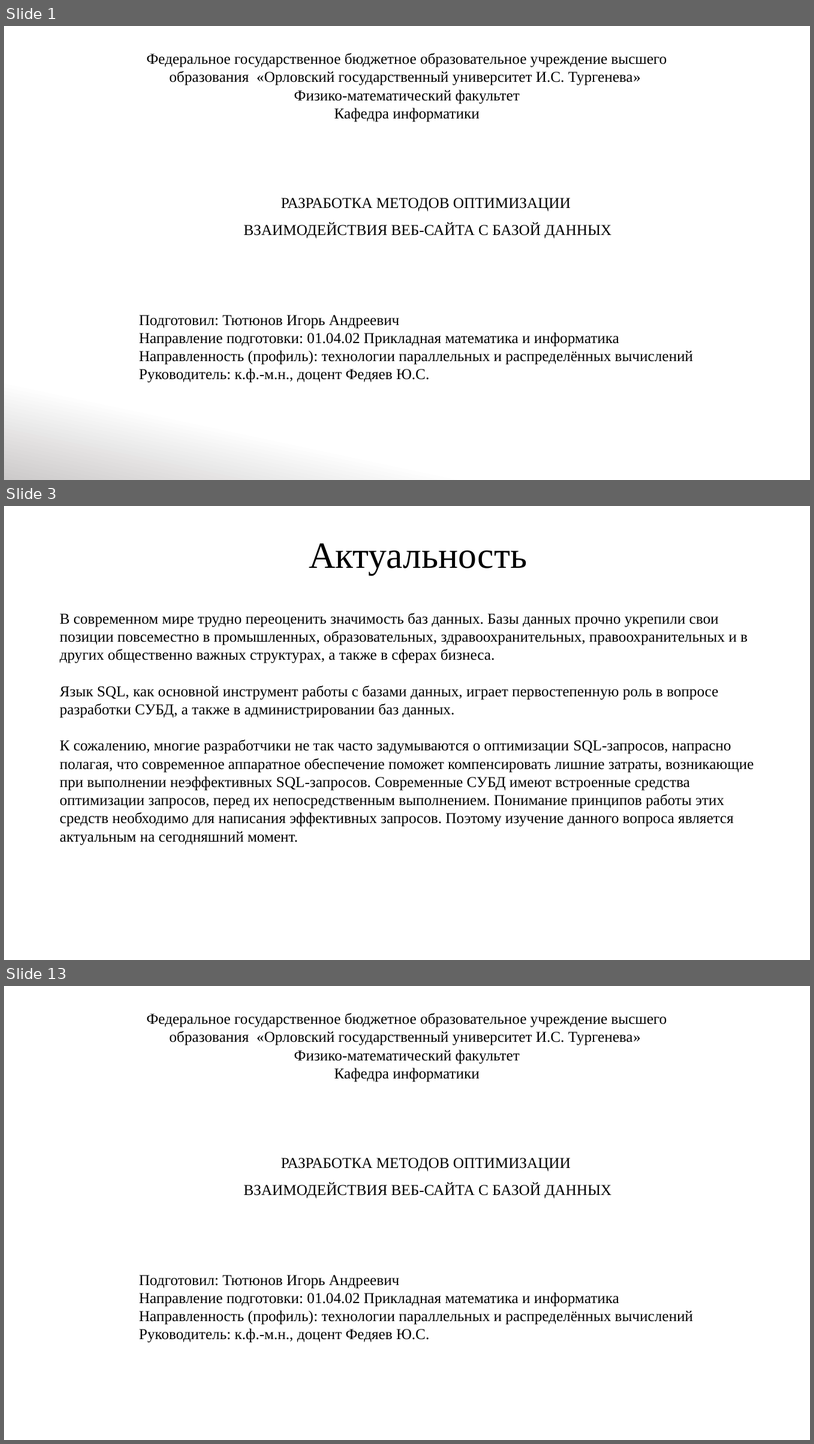
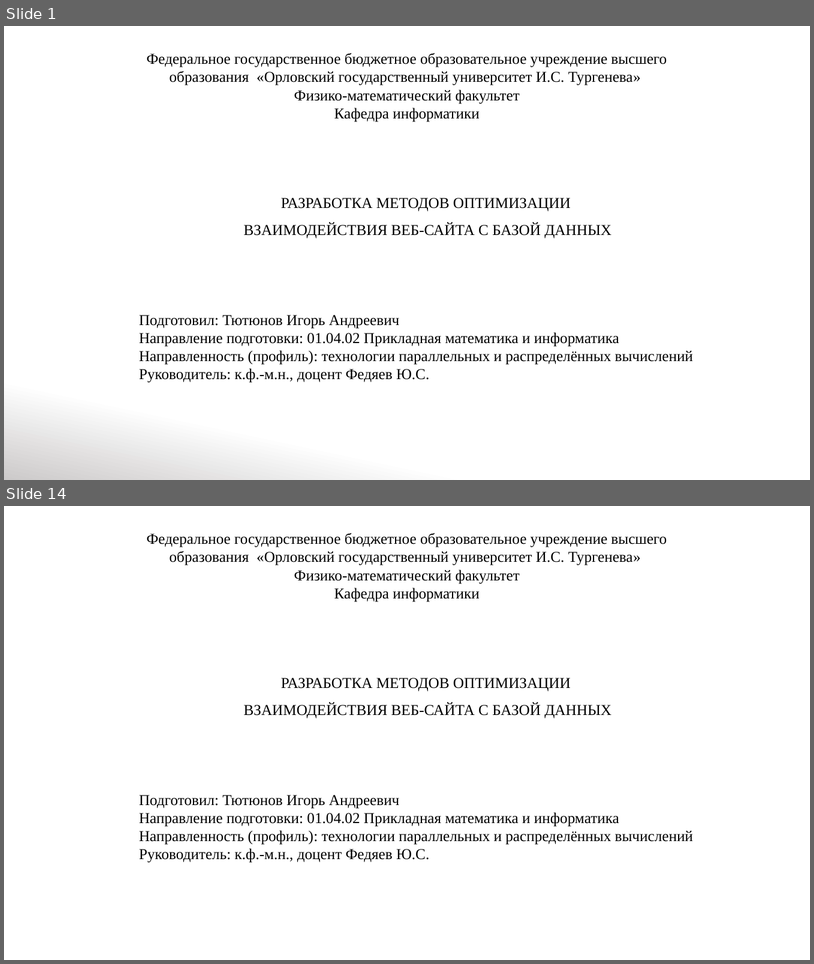
Before and after one commit to IgorTyutyunov/-, a slide deck: ВКР_5.pptx. Shown one above the other, each under a label of ours: slides 1, 3 and 13 before the commit, slides 1 and 14 after it; the slides between them are not shown. The pictures are 814x1444 and 814x964 pixels, drawn with LibreOffice and Linux fonts; fonts in the diff are those of the drawing. Boxes give left, top, right and bottom in pixels: in the first picture for what was removed or moved away, otherwise in the second. Text is boxed around its words. In the diff, an @@ line names an element or a change of style, - is before the commit and + after.

Commit message:
Переделал презу под предзащиту

```diff
--- a/ВКР_5.pptx
+++ b/ВКР_5.pptx
@@ slide 3 removed at bbox=[4, 506, 810, 960], background #FFFFFF @@
@@ title removed at bbox=[309, 543, 527, 574] @@
-Актуальность
@@ text removed at bbox=[60, 613, 754, 845] @@
-В современном мире трудно переоценить значимость баз данных. Базы данных прочно укрепили свои позиции повсеместно в промышленных, образовательных, здравоохранительных, правоохранительных и в других общественно важных структурах, а также в сферах бизнеса.
-Язык SQL, как основной инструмент работы с базами данных, играет первостепенную роль в вопросе разработки СУБД, а также в администрировании баз данных.
-К сожалению, многие разработчики не так часто задумываются о оптимизации SQL-запросов, напрасно полагая, что современное аппаратное обеспечение поможет компенсировать лишние затраты, возникающие при выполнении неэффективных SQL-запросов. Современные СУБД имеют встроенные средства оптимизации запросов, перед их непосредственным выполнением. Понимание принципов работы этих средств необходимо для написания эффективных запросов. Поэтому изучение данного вопроса является актуальным на сегодняшний момент.
@@ what was slide 13 is now slide 14 @@
```
Also in this commit, not shown: 8 slides changed, 4 slides added, 2 other slides removed.
